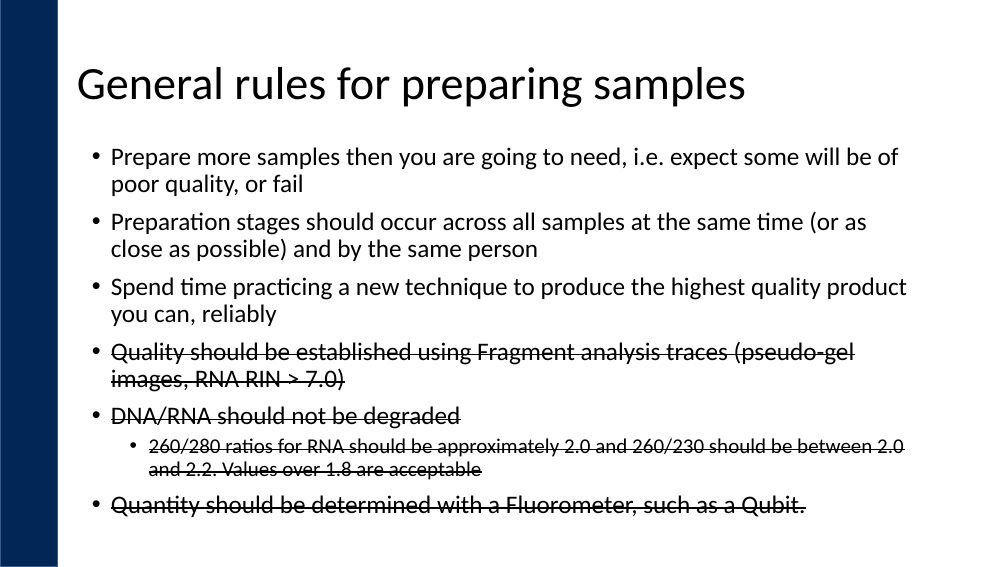
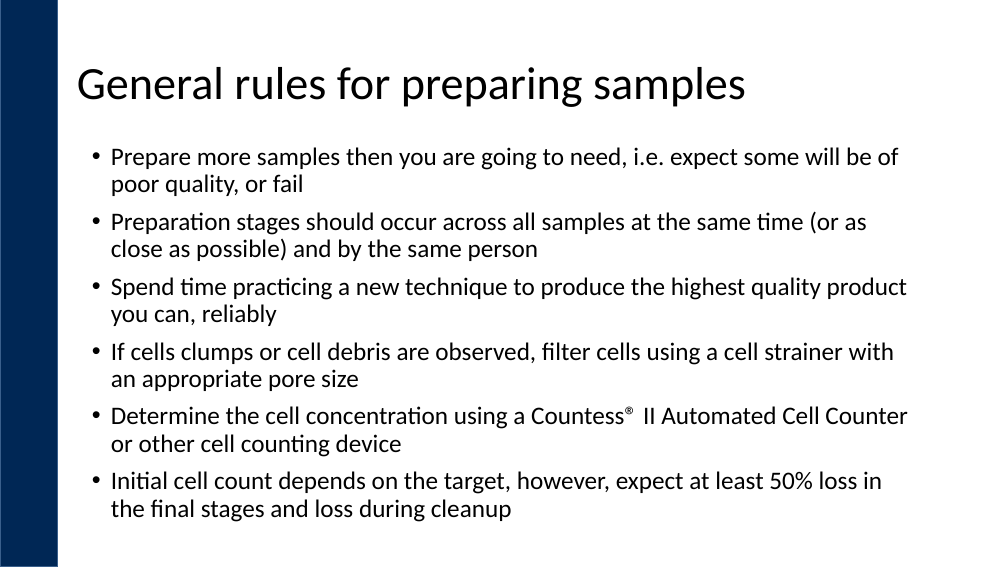
Before and after one commit to ucdavis-bioinformatics-training/ucdavis-bioinformatics-training.presentations, a slide deck: slide 9 of singlecell/singlecellRNAseq-expDesign.pptx (slide 10 before the commit). Drawn at 1008x567 pixels with LibreOffice and Linux fonts; fonts in the diff are those of the drawing; background and template pictures are left out. Boxes give left, top, right and bottom in pixels: in the first picture for what was removed or moved away, otherwise in the second. Text is boxed around its words. In the diff, an @@ line names an element or a change of style, - is before the commit and + after.

```diff
--- a/singlecell/singlecellRNAseq-expDesign.pptx
+++ b/singlecell/singlecellRNAseq-expDesign.pptx
@@ text at [111, 342, 907, 494]: text changed @@
-• Quality should be established using Fragment analysis traces (pseudo-gel images, RNA RIN > 7.0)
-• DNA/RNA should not be degraded
-  • 260/280 ratios for RNA should be approximately 2.0 and 260/230 should be between 2.0 and 2.2. Values over 1.8 are acceptable
-• Quantity should be determined with a Fluorometer, such as a Qubit.
+• If cells clumps or cell debris are observed, filter cells using a cell strainer with an appropriate pore size
+• Determine the cell concentration using a Countess® II Automated Cell Counter or other cell counting device
+• Initial cell count depends on the target, however, expect at least 50% loss in the final stages and loss during cleanup
```
Also in this commit, not shown: 5 other slides changed, 2 slides removed, 4 other files.
